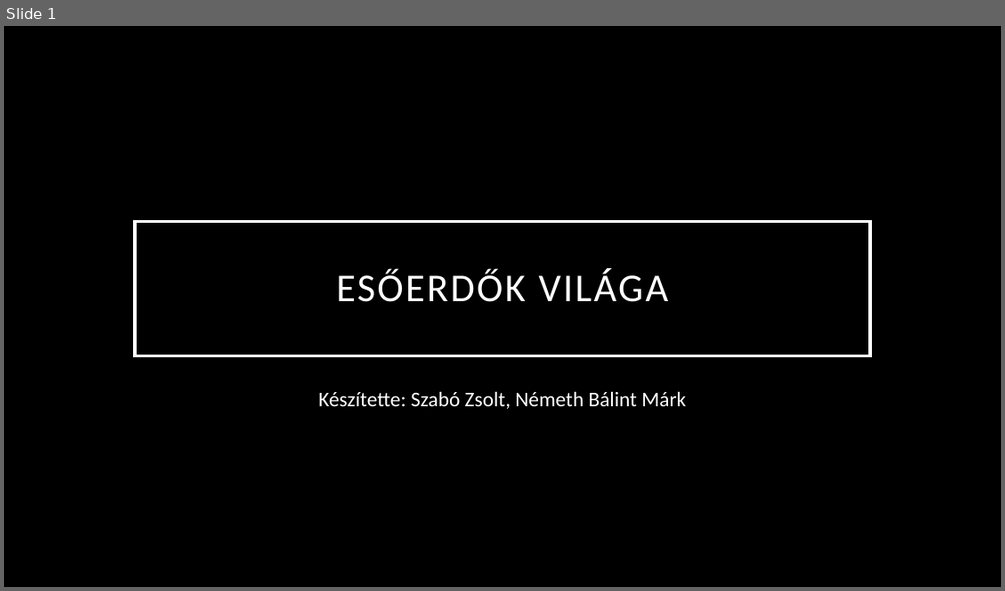
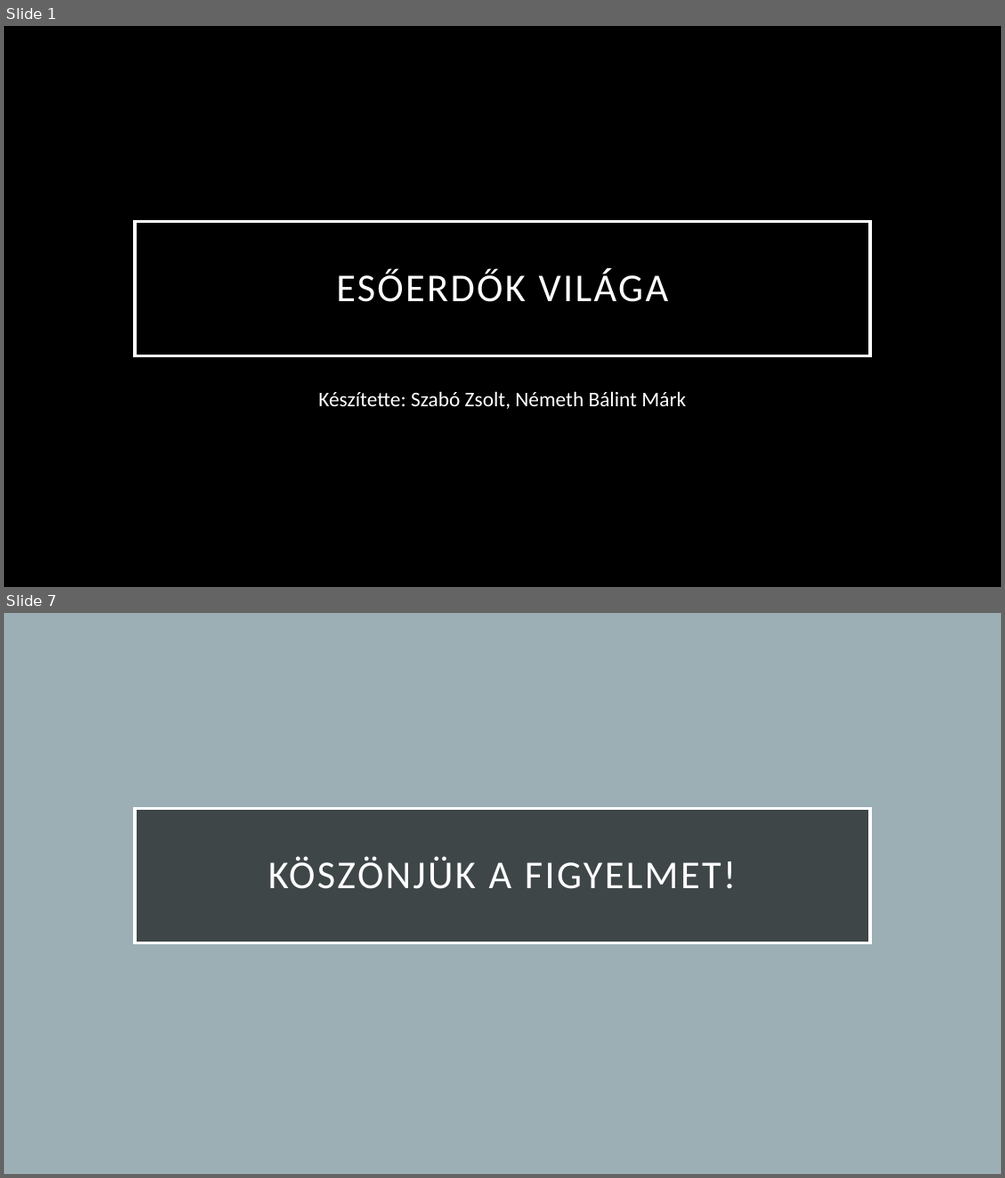
Before and after one commit to NemethBalintMark/EsoerdoProjekt, a slide deck: docs/Esőerdők világa.pptx. Shown one above the other, each under a label of ours: slide 1 before the commit, slides 1 and 7 after it; the slides between them are not shown. The pictures are 1005x591 and 1005x1178 pixels, drawn with LibreOffice and Linux fonts; fonts in the diff are those of the drawing; background and template pictures are left out. Boxes give left, top, right and bottom in pixels: in the first picture for what was removed or moved away, otherwise in the second. Text is boxed around its words. In the diff, an @@ line names an element or a change of style, - is before the commit and + after.

```diff
--- a/docs/Esőerdők világa.pptx
+++ b/docs/Esőerdők világa.pptx
@@ slide 7 added at box(4, 613, 1001, 1174), background picture (left out) @@
@@ title added at box(135, 808, 870, 943), fill #000000 at 60% opacity, outline #FFFFFF 3 pt, 38 pt, text #FFFFFF @@
+KÖSZÖNJÜK A FIGYELMET!
```
Also in this commit, not shown: 3 slides changed, 2 other slides added, 1 slide removed.
